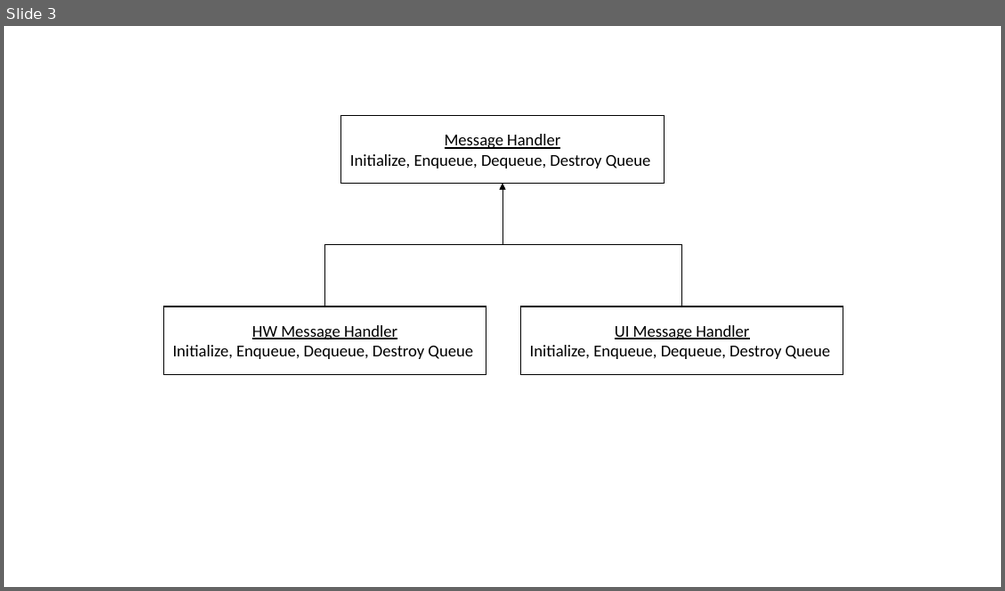
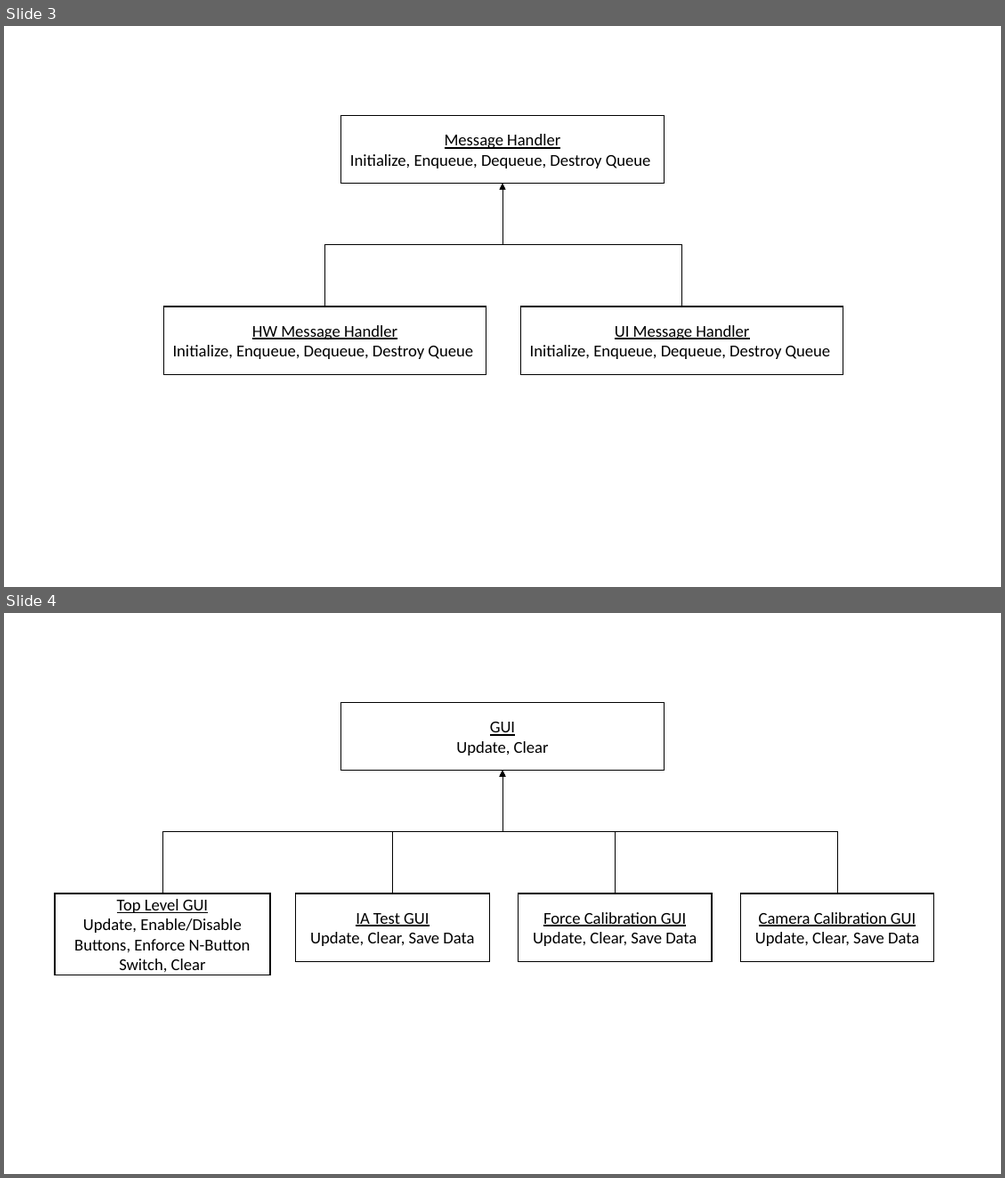
Before and after one commit to jharwerth56/Inflation-Apparatus, a slide deck: dsgn/OOP - Classes.pptx. Shown one above the other, each under a label of ours: slide 3 before the commit, slides 3 and 4 after it. The pictures are 1005x591 and 1005x1178 pixels, drawn with LibreOffice and Linux fonts; fonts in the diff are those of the drawing. Boxes give left, top, right and bottom in pixels: in the first picture for what was removed or moved away, otherwise in the second. Text is boxed around its words. In the diff, an @@ line names an element or a change of style, - is before the commit and + after.

Commit message:
Added N button switch enforcement for top banner

```diff
--- a/dsgn/OOP - Classes.pptx
+++ b/dsgn/OOP - Classes.pptx
@@ slide 4 added at (x1=4, y1=613, x2=1001, y2=1174), background #FFFFFF @@
@@ rectangle added at (x1=341, y1=703, x2=663, y2=771), fill #FFFFFF, outline #000000 1 pt, 16 pt, text #000000 @@
+GUI
+Update, Clear
@@ elbow arrow added from (162, 893) to (502, 770), #000000 0.5 pt @@
@@ elbow arrow added from (393, 893) to (502, 770), #000000 0.5 pt @@
@@ elbow arrow added from (615, 893) to (502, 770), #000000 0.5 pt @@
@@ elbow arrow added from (837, 893) to (502, 770), #000000 0.5 pt @@
@@ rectangle added at (x1=55, y1=893, x2=270, y2=975), fill #FFFFFF, outline #000000 1 pt, 16 pt, text #000000 @@
+Top Level GUI
+Update, Enable/Disable Buttons, Enforce N-Button Switch, Clear
@@ rectangle added at (x1=296, y1=893, x2=489, y2=962), fill #FFFFFF, outline #000000 1 pt, 16 pt, text #000000 @@
+IA Test GUI
+Update, Clear, Save Data
@@ rectangle added at (x1=518, y1=893, x2=712, y2=962), fill #FFFFFF, outline #000000 1 pt, 16 pt, text #000000 @@
+Force Calibration GUI
+Update, Clear, Save Data
@@ rectangle added at (x1=741, y1=893, x2=934, y2=962), fill #FFFFFF, outline #000000 1 pt, 16 pt, text #000000 @@
+Camera Calibration GUI
+Update, Clear, Save Data
```
Also in this commit, not shown: 4 other files.
